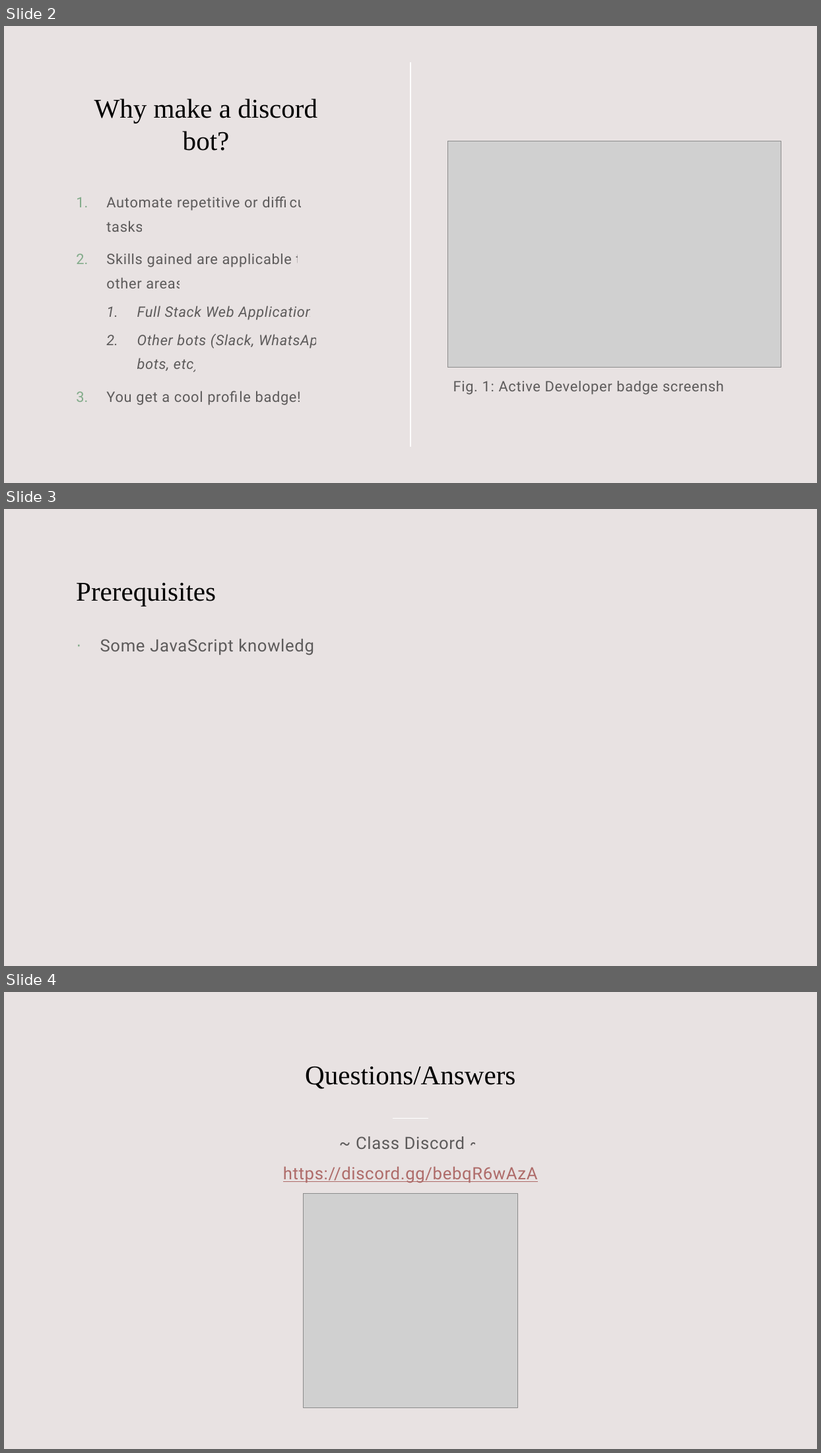
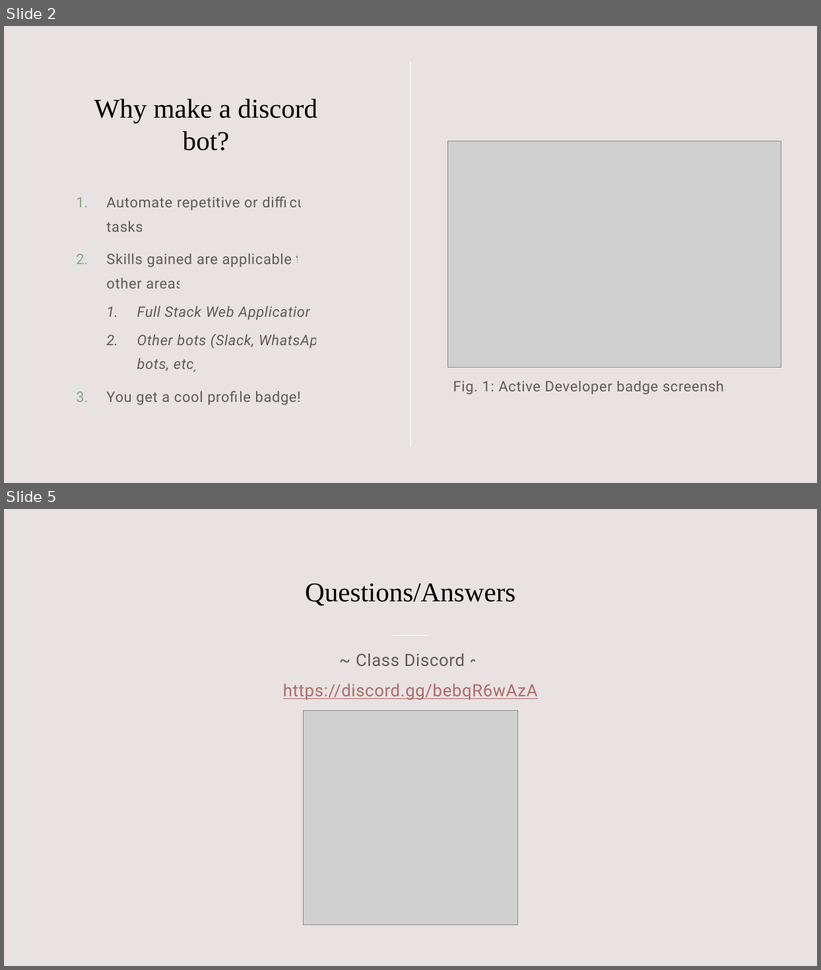
Before and after one commit to williamsantosa/cse185s-presentation, a slide deck: presentation.pptx. Shown one above the other, each under a label of ours: slides 2, 3 and 4 before the commit, slides 2 and 5 after it; the slides between them are not shown. The pictures are 821x1453 and 821x970 pixels, drawn with LibreOffice and Linux fonts; fonts in the diff are those of the drawing; grey boxes stand for pictures. Boxes give left, top, right and bottom in pixels: in the first picture for what was removed or moved away, otherwise in the second. Text is boxed around its words. In the diff, an @@ line names an element or a change of style, - is before the commit and + after.

```diff
--- a/presentation.pptx
+++ b/presentation.pptx
@@ slide 3 removed at box(4, 509, 817, 966), background #E8E2E2 @@
@@ title removed at box(76, 583, 216, 606) @@
-Prerequisites
@@ text removed at box(100, 639, 323, 656) @@
-· Some JavaScript knowledge
@@ what was slide 4 is now slide 5 @@
```
Also in this commit, not shown: 1 slide changed, 2 slides added, 3 other files.
